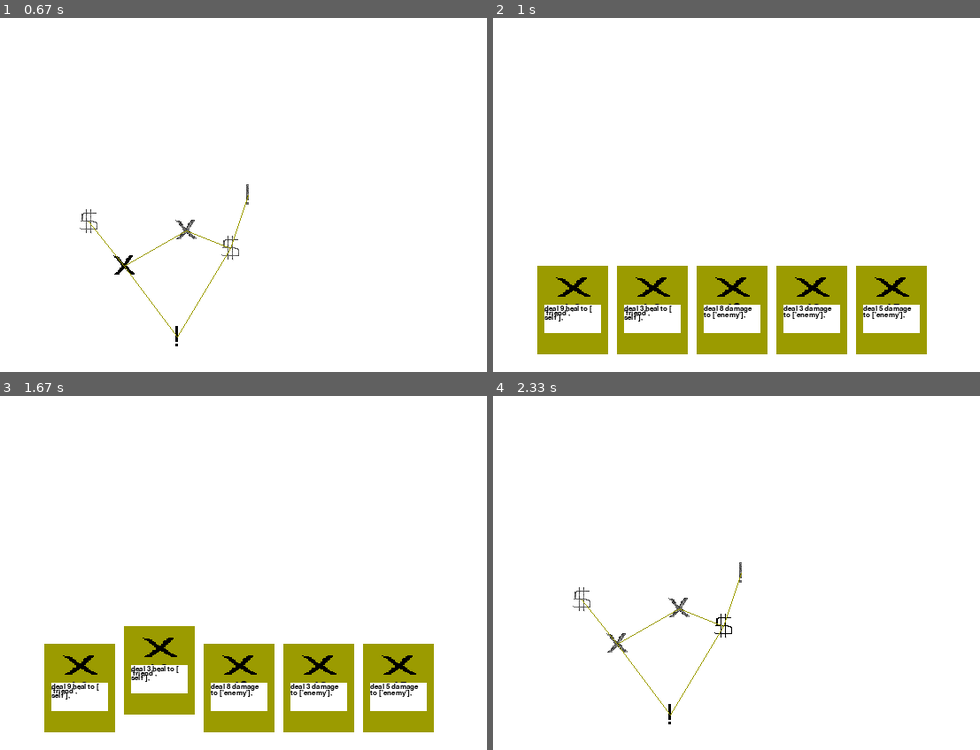
Above: before the commit, frames 1-4 (two rows, left to right).
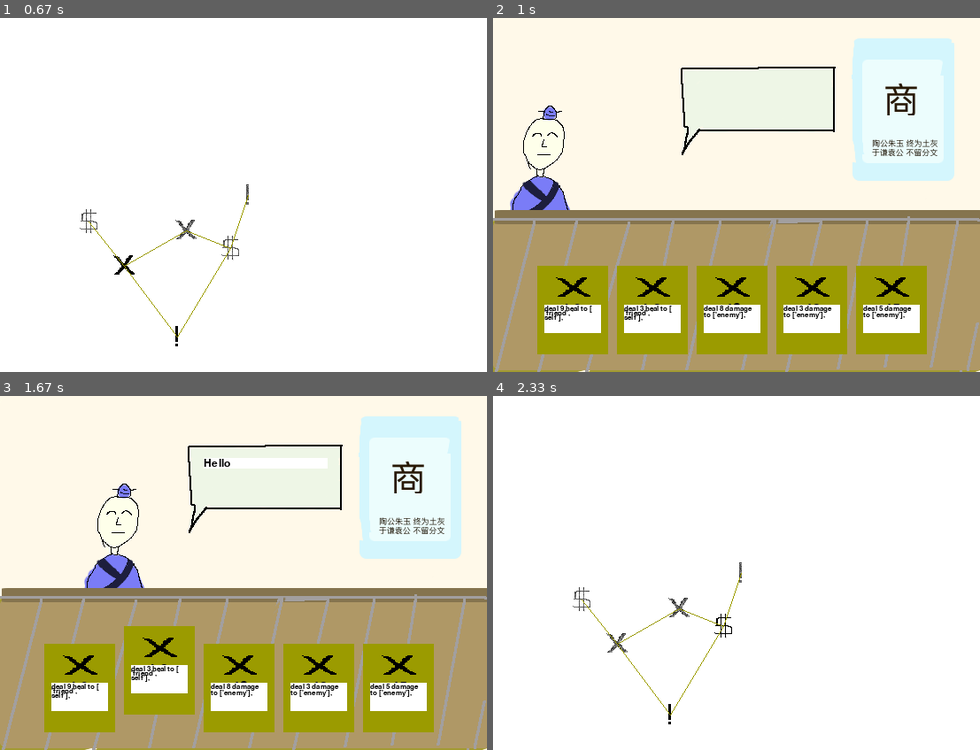
Above: after the commit, the same moments.

Repository: Leteno/learn-pygame
Game: pygame game, started from card-game/main.py
Same seed, same stepped clock (60 frames per second), same inputs: the game is played once before the commit and once after it.
Inputs (mouse positions are in pixels of both pictures, inside the frame that each line leads up to):
- Up to frame 1 (0.67 s): click "OK" at 0.38 s
- Up to frame 2 (1 s): click (721, 248) at 0.72 s
- Up to frame 3 (1.67 s): hold Right 1-1.47 s; hold Right from 1.5 s (still down)
- Up to frame 4 (2.33 s): release Right at 1.97 s; click (653, 672) at 2.05 s

Frame 1 is identical in both runs. In frame 2, 39% of the frame differs, in the area x 0-100%, y 5-100%; in frame 3, 38%; in frame 4, nothing differs.

Commit message:
(functional) beautify store-scene

Diff:
--- a/card-game/scene/game/store_scene.py
+++ b/card-game/scene/game/store_scene.py
@@ -6,6 +6,11 @@
 import util
 from card import card_generator, card_inflater
 import color
+
+from runnable import sequence
+from runnable.sequence import Sprite, Moving
+from runnable.task import Task
+from widget.view.PrintWord import *
 
 DEALING = 'DEALING'
 SELECTED = 'SELECTED'
@@ -21,7 +26,22 @@
 def show(surface, fpsclock, data):
     print('showing store_scene')
 
+    halfW = surface.get_width() / 2
+    halfH = surface.get_height() / 2
+
     cardModels = generateCardModels(surface, data)
+
+    background = pygame.image.load('res/store-background.png')
+    storeTable = pygame.image.load('res/store-table.png')
+    boss = sequence.Sprite(pygame.image.load('res/store-boss-normal.png'))
+    bossSpeaking = pygame.image.load('res/store-boss-speaking.png')
+
+    task = Task()
+    bossMoving = sequence.Moving(boss, (halfW-100, halfH), (halfW, halfH), 1000)
+    task.put('boss', bossMoving)
+    printword = PrintWord('Hello world, My name is Mr.Zheng', 2000, point=(200, 160), after=500)
+
+    firstTime = True
 
     while True:
         # mouse or keyboard event
@@ -33,8 +53,17 @@
             data.current_user_card_pool.append(_card)
             return
 
-        # render
-        surface.fill(color.WHITE)
+        # render background
+        surface.blit(background, background.get_rect())
+
+        # render boss
+        task.process()
+
+        boss.show(surface)
+        printword.show(surface)
+
+        surface.blit(storeTable, storeTable.get_rect())
+
         x0 = 0
         for _model in cardModels:
             rect, defaultRect, selecting = _model.rect, _model.defaultRect, _model.selecting
Binary file added: card-game/res/speaking-dialog.png
Binary file added: card-game/res/store-background.png
Binary file added: card-game/res/store-boss-normal.png
Binary file added: card-game/res/store-boss-speaking.png
Binary file added: card-game/res/store-table.png
